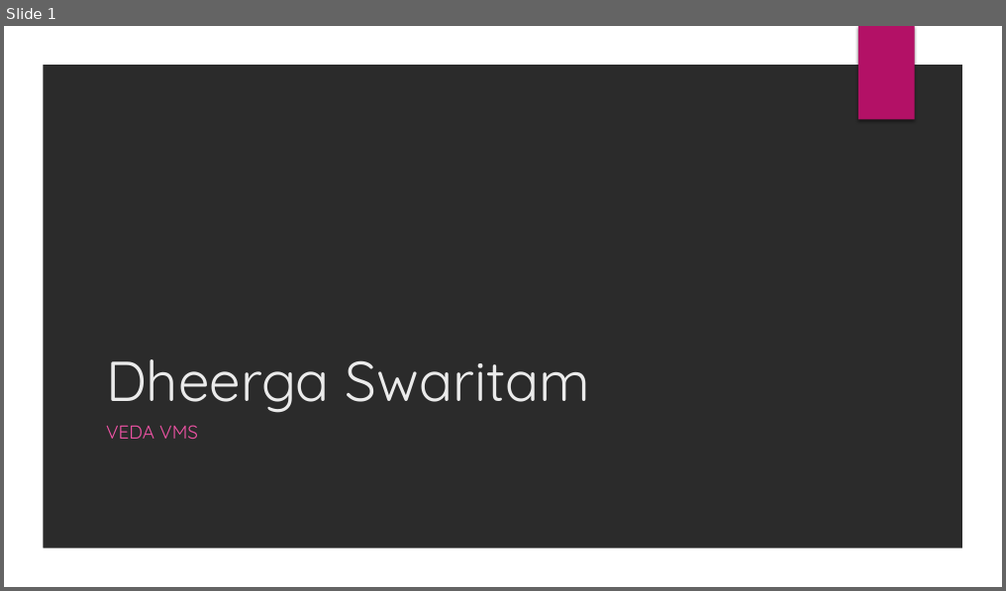
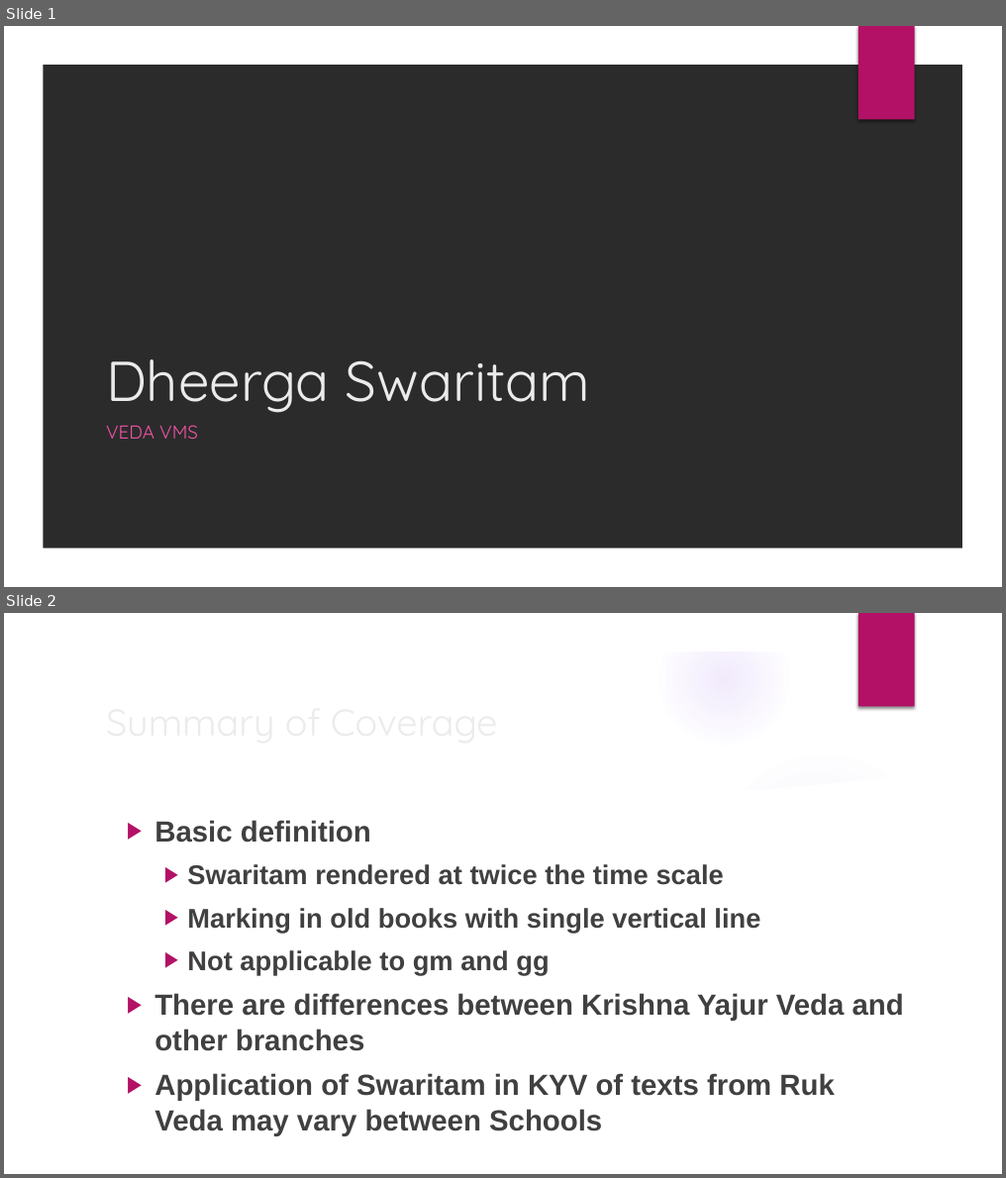
Before and after one commit to KYVeda/texts, a slide deck: Veda Lectures/Dheerga Swaritam.pptx. Shown one above the other, each under a label of ours: slide 1 before the commit, slides 1 and 2 after it. The pictures are 1006x591 and 1006x1178 pixels, drawn with LibreOffice and Linux fonts; fonts in the diff are those of the drawing; background and template pictures are left out; a plain dark background stands for a picture behind light text. Boxes give left, top, right and bottom in pixels: in the first picture for what was removed or moved away, otherwise in the second. Text is boxed around its words. In the diff, an @@ line names an element or a change of style, - is before the commit and + after.

```diff
--- a/Veda Lectures/Dheerga Swaritam.pptx
+++ b/Veda Lectures/Dheerga Swaritam.pptx
@@ slide 2 added at [4,613,1002,1174], background picture (left out); not listed: 2 template elements that a slide beside it also shows @@
@@ group added at [4,614,971,1174]: 5 ellipses, 2 freeform shapes @@
@@ text added at [154,820,904,1137], 28 pt, text #404040, bold @@
+▶ Basic definition
+  ▶ Swaritam rendered at twice the time scale
+  ▶ Marking in old books with single vertical line
+  ▶ Not applicable to gm and gg
+▶ There are differences between Krishna Yajur Veda and other branches
+▶ Application of Swaritam in KYV of texts from Ruk Veda may vary between Schools
@@ title added at [321,1073,349,1096], 36 pt, text #EBEBEB @@
+Summary of Coverage
```
Also in this commit, not shown: 6 other slides added, 1 slide removed, 5 other files.
